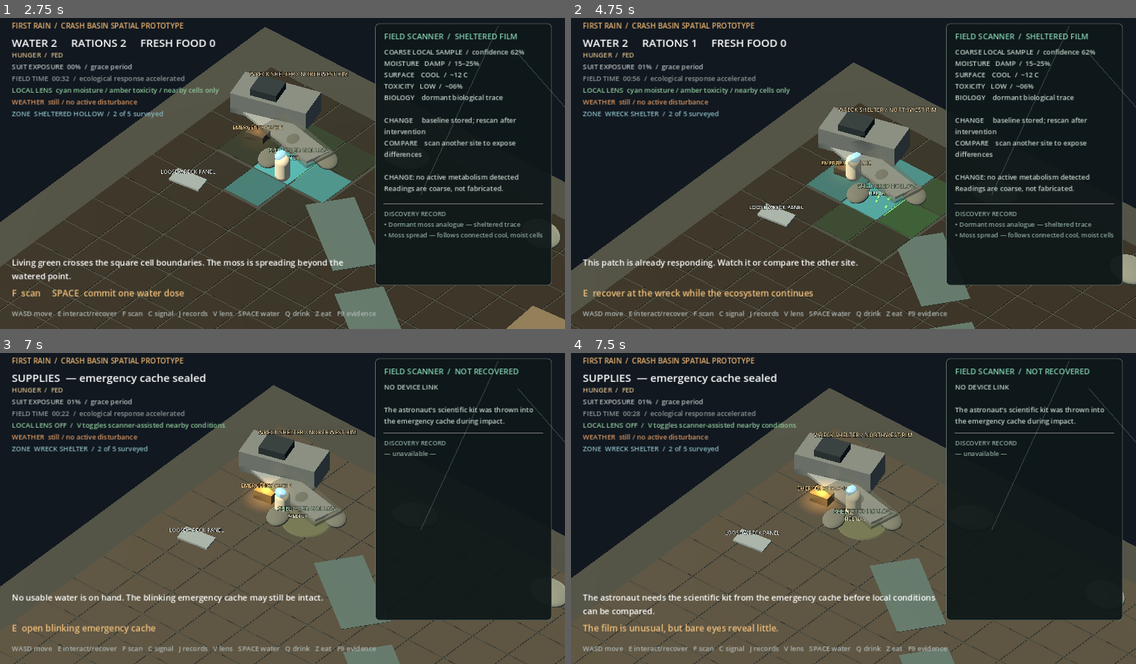
Above: before the commit, frames 1-4 (two rows, left to right).
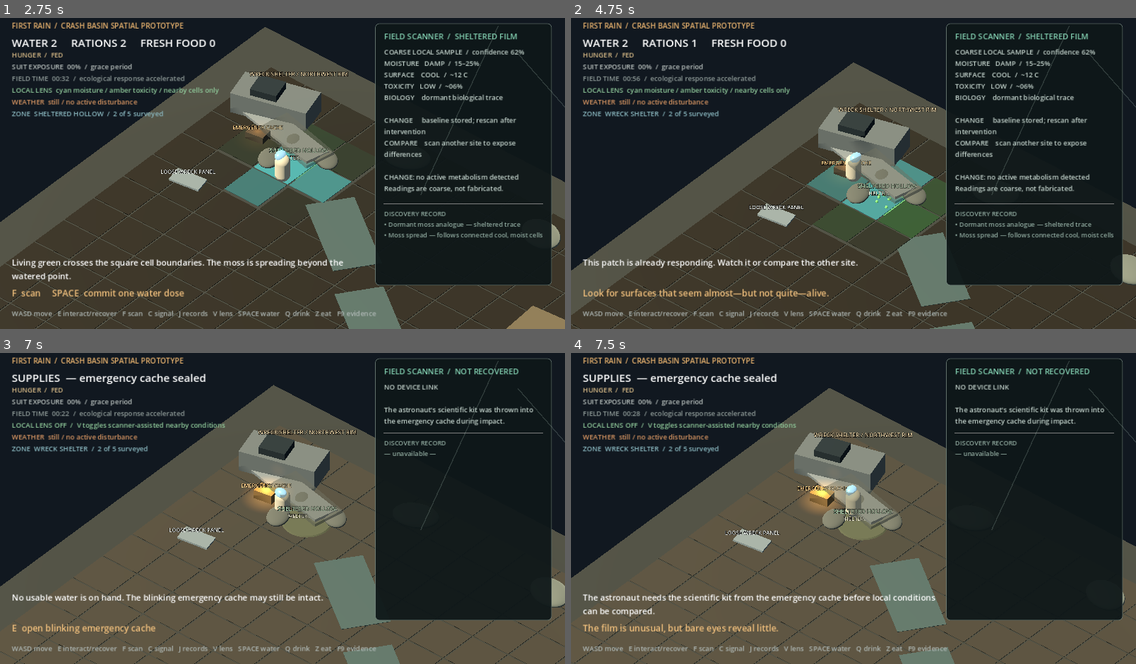
Above: after the commit, the same moments.

Repository: mmullen200/first-rain
Game: Godot game, scene res://main.tscn
Two runs of this game, one before a commit and one after it. Both use one fixed random seed, a clock stepped at 60 frames per second and the inputs below.
Inputs:
- Up to frame 1 (2.75 s): tap Enter at 0.5 s; hold D 0.53-1.28 s; hold E 0.53-1.28 s; tap Space at 0.77, 1.52 s; hold S 1.28-2.03 s; tap F at 1.35 s; hold D from 2.03 s (still down); tap V at 2.1 s
- Up to frame 2 (4.75 s): release D at 2.78 s; hold W 2.78-3.53 s; tap C at 2.85 s; tap Space at 3.02, 3.77, 4.52 s; hold A from 3.53 s (still down); tap Q at 3.6 s; tap Z at 4.35 s
- Up to frame 3 (7 s): release A at 5.03 s; hold S 5.03-5.78 s; tap R at 5.1 s; hold D 5.78-6.53 s; tap J at 5.85 s; tap Space at 6.02, 6.77 s; hold W from 6.53 s (still down); hold E from 6.53 s (still down)
- Up to frame 4 (7.5 s): release W at 7.28 s; release E at 7.28 s; hold D from 7.28 s (still down); tap F at 7.35 s

Frame 1 is identical in both runs. In frame 2, 0.6% of the frame differs, in the area x 2-46%, y 14-91%; in frame 3, less than 0.1%; in frame 4, less than 0.1%.

Commit message:
Slow survival pacing for basin exploration

Diff:
--- a/prototypes/godot-first-interaction/main.gd
+++ b/prototypes/godot-first-interaction/main.gd
@@ -18,6 +18,12 @@
 const VOLUNTARY_RECOVERY_SECONDS := 2.0
 const FORCED_RECOVERY_SECONDS := 10.0
 const LAST_WATER_HOLD_SECONDS := 0.75
+const FIELD_TIME_SCALE := 12.0
+const EXPOSED_EXPOSURE_RATE := 0.105
+const MOSS_EXPOSURE_RATE := 0.035
+# Forty-five hunger points marks a meal. At 12× displayed field time this
+# takes eight in-world hours, supporting roughly three meals per field day.
+const HUNGER_RATE := 0.01875
 const EcologyGridModel = preload("res://ecology_grid.gd")
 const EvidenceRecorder = preload("res://evidence_recorder.gd")
 
@@ -889,14 +895,14 @@
 		hunger_multiplier = 1.6
 	elif hunger >= 45.0:
 		hunger_multiplier = 1.25
-	var exposure_rate := 0.14 if _near_thriving_moss() else 0.42
+	var exposure_rate := MOSS_EXPOSURE_RATE if _near_thriving_moss() else EXPOSED_EXPOSURE_RATE
 	exposure = min(100.0, exposure + delta * exposure_rate * hunger_multiplier)
 
 
 func _update_hunger(delta: float) -> void:
 	if _at_wreck():
 		return
-	hunger = min(100.0, hunger + delta * 0.28)
+	hunger = min(100.0, hunger + delta * HUNGER_RATE)
 
 
 func _at_wreck() -> bool:
@@ -1593,7 +1599,7 @@
 	if hunger >= 75.0:
 		hunger_state = "survival pressure"
 	hunger_label.text = "HUNGER  /  %s" % hunger_state.to_upper()
-	var field_seconds := int(field_time * 12.0)
+	var field_seconds := int(field_time * FIELD_TIME_SCALE)
 	time_label.text = "FIELD TIME  %02d:%02d  /  ecological response accelerated" % [field_seconds / 60, field_seconds % 60]
 	if field_review_open:
 		ecosystem_label.text = "FIELD REVIEW  /  survival and ecological time paused  /  J closes"
--- /dev/null
+++ b/prototypes/godot-first-interaction/tests/survival_pacing_test.gd
@@ -0,0 +1,36 @@
+extends SceneTree
+
+func _initialize() -> void:
+	call_deferred("_run")
+
+func _run() -> void:
+	var scene = load("res://main.tscn").instantiate()
+	root.add_child(scene)
+	await process_frame
+	scene.astronaut.position = Vector3(18.0, 0.0, 12.0)
+	scene.exposure = 0.0
+	scene.hunger = 0.0
+	scene._update_exposure(100.0)
+	if not is_equal_approx(scene.exposure, 10.5):
+		_fail("exposed accumulation is not one quarter of the previous rate: %f" % scene.exposure)
+		return
+	scene.hunger = 3.0
+	var eight_field_hours_real_seconds: float = (8.0 * 60.0 * 60.0) / scene.FIELD_TIME_SCALE
+	scene._update_hunger(eight_field_hours_real_seconds)
+	if not is_equal_approx(scene.hunger, 48.0):
+		_fail("hunger does not add one meal threshold over eight field hours: %f" % scene.hunger)
+		return
+	scene.astronaut.position = Vector3(-5.4, 0.0, -3.1)
+	var sheltered_exposure: float = scene.exposure
+	var sheltered_hunger: float = scene.hunger
+	scene._update_exposure(100.0)
+	scene._update_hunger(100.0)
+	if scene.exposure != sheltered_exposure or scene.hunger != sheltered_hunger:
+		_fail("Wreck Shelter no longer pauses survival accumulation")
+		return
+	print("PASS: exposure lasts four times longer and hunger supports roughly three meals per field day")
+	quit(0)
+
+func _fail(message: String) -> void:
+	printerr("FAIL: " + message)
+	quit(1)
Not shown, changed: prototypes/godot-first-interaction/README.md
